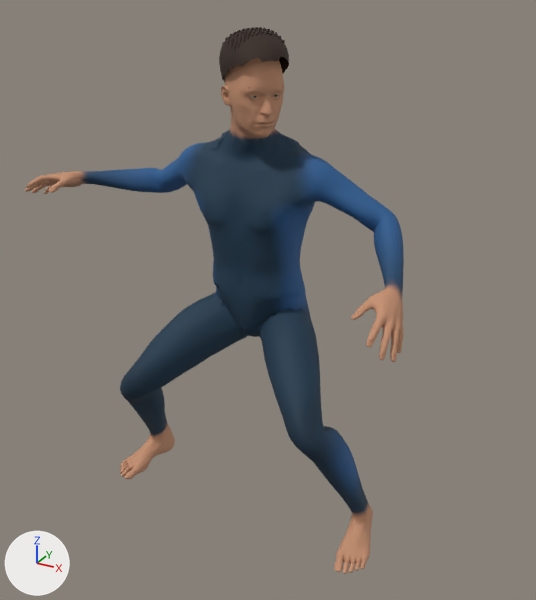
An edit to the glTF model assets/surf/surfer.glb, drawn before and after from the same camera.
Camera for both pictures: a 50 mm camera at (1.052, -1.808, 1.63) aimed at (0.079, -0.037, 0.745). Lighting does not change. The marker at lower left points along +X, +Y and +Z. The first picture is the older version. Both versions are drawn at frame 37 of the action 'Balanced surf stance · anatomical knees'; the numbers are the values there.

The first picture shows 'Short swept hair', 'Surfer — skin and wetsuit'.
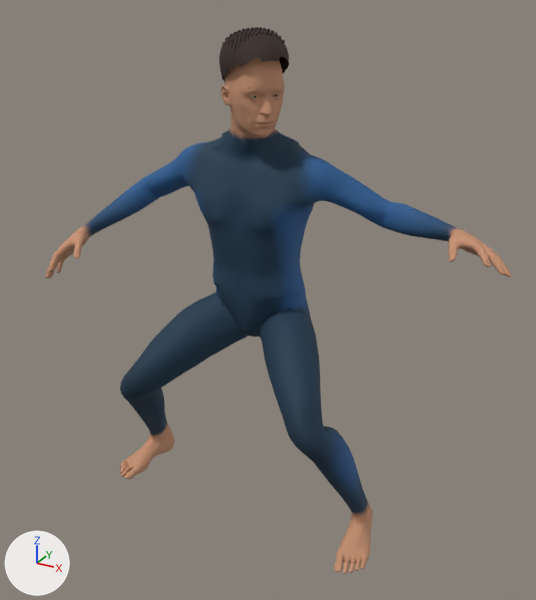
The change in detail:
Bone 'upperarm01.L' (bone_upperarm01_l) turns from (16, -4, -11) to (25, -5, -4) degrees about its own x, y and z.
Bone 'lowerarm01.L' (bone_lowerarm01_l) turns from (-23, -16, -4) to (15, -18, -30) degrees about its own x, y and z.
Bone 'upperarm01.R' (bone_upperarm01_r) turns from (25, 5, 4) to (16, 4, 11) degrees about its own x, y and z.
Bone 'lowerarm01.R' (bone_lowerarm01_r) turns from (15, 18, 30) to (-23, 16, 4) degrees about its own x, y and z.

Changed parts and their boxes (x1, y1, x2, y2) in the pictures (536 x 600 px):
'Surfer — skin and wetsuit', posed (23% wider)
    before: (25, 58, 404, 574)
    after: (45, 58, 512, 574)
bone 'upperarm01.L', root to tip
    before: (313, 174) to (332, 188)
    after: (313, 174) to (333, 185)
bone 'lowerarm01.L', root to tip
    before: (389, 225) to (391, 256)
    after: (392, 215) to (422, 225)
bone 'upperarm01.R', root to tip
    before: (200, 160) to (190, 166)
    after: (200, 160) to (187, 168)
bone 'lowerarm01.R', root to tip
    before: (164, 181) to (125, 179)
    after: (152, 187) to (120, 209)
